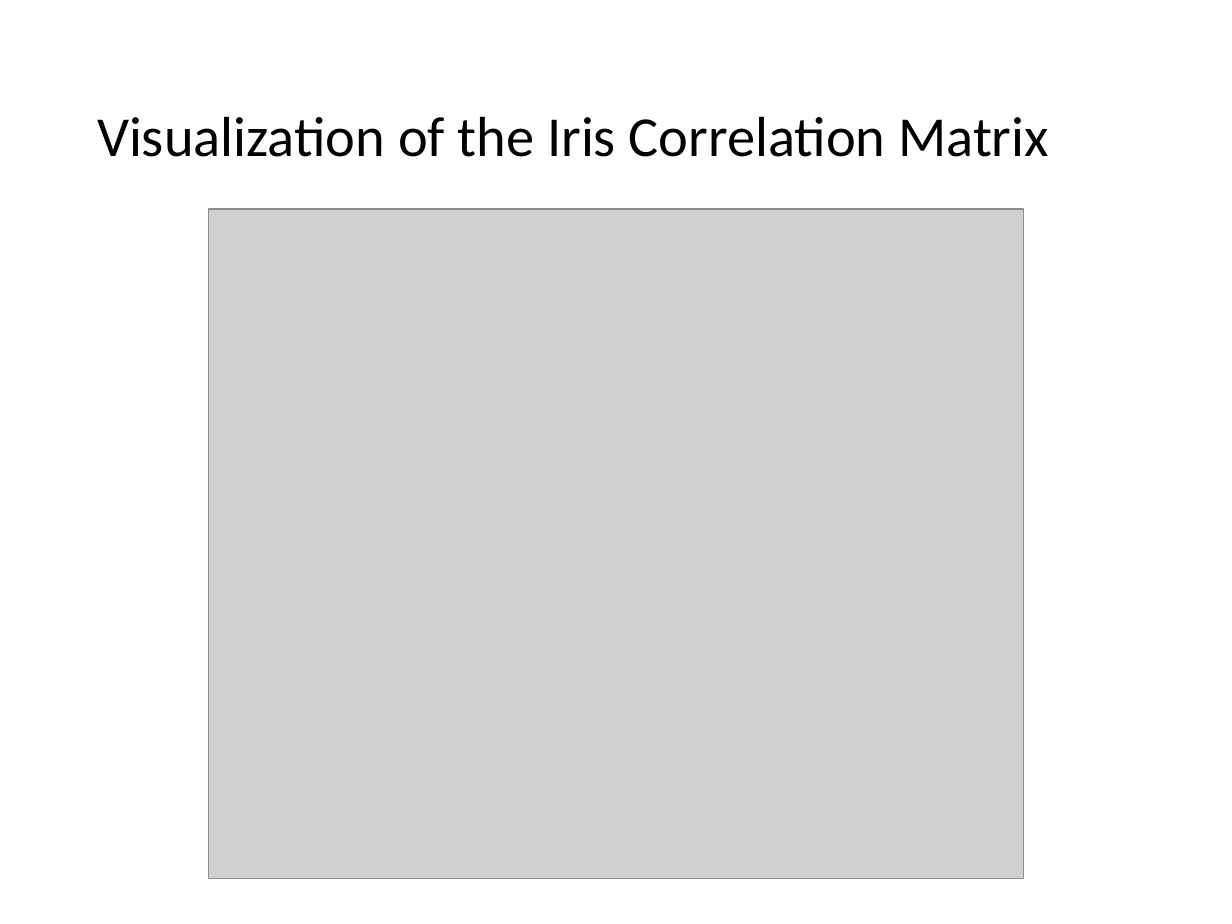
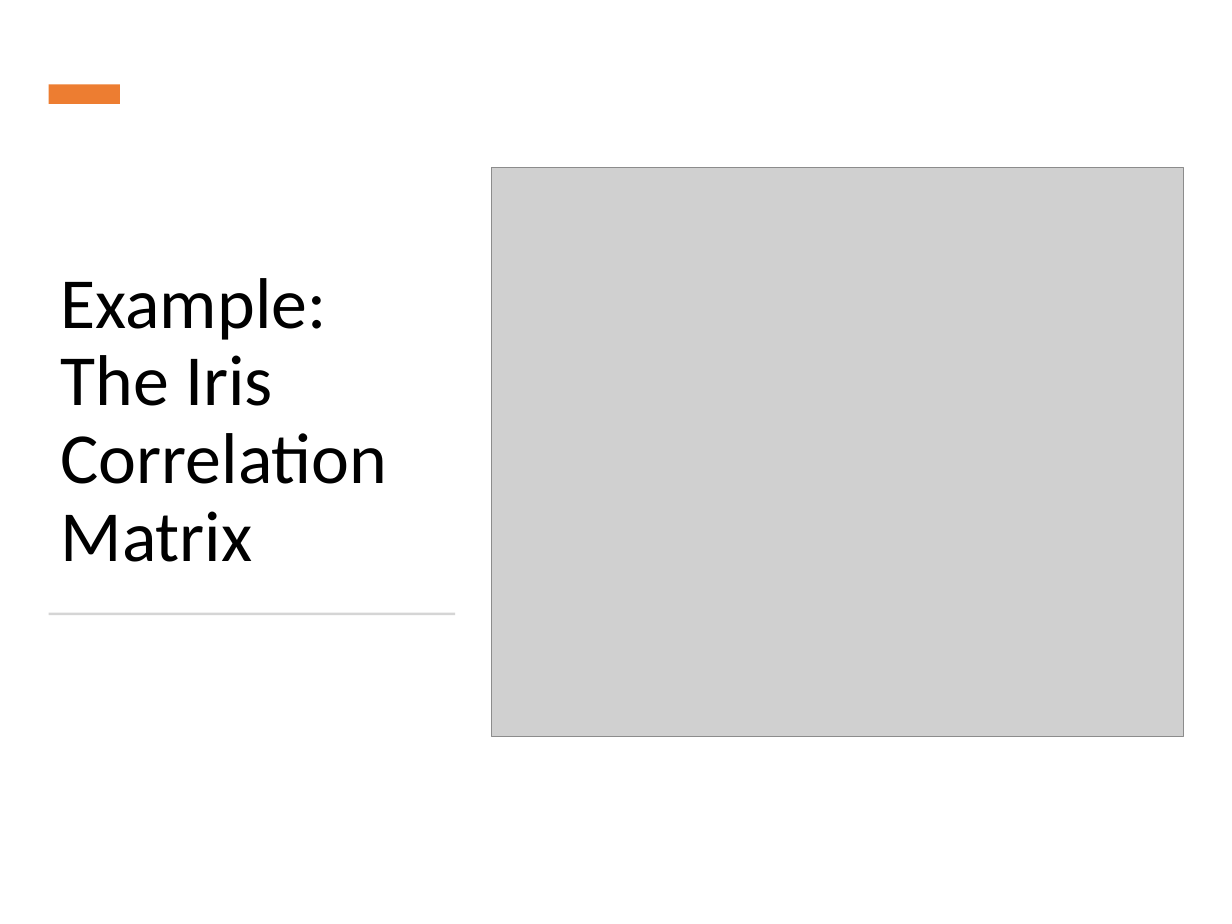
Before and after one commit to mhahsler/Introduction_to_Data_Mining_R_Examples, a slide deck: slide 36 of slides/chap2_exploration.pptx (slide 33 before the commit). Drawn at 1232x924 pixels with LibreOffice and Linux fonts; fonts in the diff are those of the drawing; grey boxes stand for pictures. Boxes give left, top, right and bottom in pixels: in the first picture for what was removed or moved away, otherwise in the second. Text is boxed around its words. In the diff, an @@ line names an element or a change of style, - is before the commit and + after.

Commit message:
moved correlation.

```diff
--- a/slides/chap2_exploration.pptx
+++ b/slides/chap2_exploration.pptx
@@ rectangle added at (48, 85, 120, 105), fill #ED7D31 @@
@@ title "Example: The Iris Correlation Matrix" at (61, 278, 388, 562): vertical alignment middle to bottom @@
@@ picture: place and size @@
-picture at (208, 209, 1024, 878)
+picture at (492, 168, 1184, 737)
@@ title at (61, 278, 388, 562): text changed; size 33 to 42 pt @@
-Visualization of the Iris Correlation Matrix
+Example: The Iris Correlation Matrix
@@ rectangle added at (48, 612, 455, 615), fill #D5D5D5 @@
```
Also in this commit, not shown: 21 other slides changed, 3 slides added, 2 other files.
